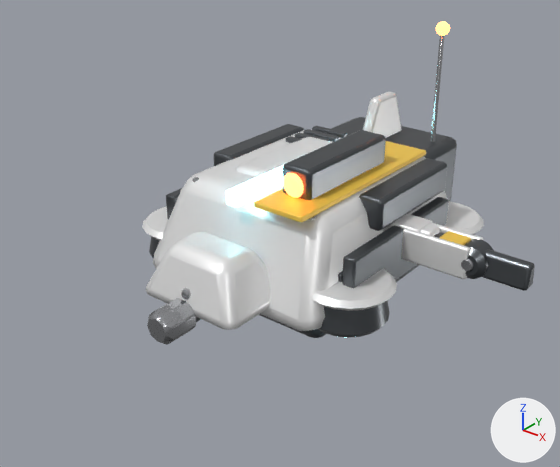
What one commit did to the glTF model public/assets/models/robots/hover/rifle.glb.
Both versions are drawn from a 50 mm lens placed at (0.809, -1.11, 0.609), pointed at (0.069, -0.187, 0.036). Every picture has the same lights, and +X, +Y and +Z are marked at lower right. The older version comes first. Vertices at exactly the same position are counted once.

The scene before the commit, as lines of its bpy script (objects in view):
```python
me_barrel = bpy.data.meshes.new('Barrel')
me_barrel.from_pydata(...)  # 264 vertices, 508 faces; spans x -0.032..0.032, y -0.415..0.1, z -0.102..-0.026
# faces by material slot: [108, 184, 216]
me_barrel.materials.append(mat_gunmetal)  # dark grey #5d6165
me_barrel.materials.append(mat_steel)  # grey #b5b6ba
me_barrel.materials.append(mat_glow)  # cyan #aaf3ff, glowing cyan #a0f3ff
me_legupper = bpy.data.meshes.new('LegUpper')
me_legupper.from_pydata(...)  # 568 vertices, 1092 faces; spans x -0.035..0.369, y -0.034..0.034, z -0.039..0.039
# faces by material slot: [324, 448, 308, 12]
me_legupper.materials.append(mat_teampaint)  # white #ededed
me_legupper.materials.append(mat_gunmetal)  # dark grey #5d6165
me_legupper.materials.append(mat_steel)  # grey #b5b6ba
me_legupper.materials.append(mat_glow)  # cyan #aaf3ff, glowing cyan #a0f3ff
me_turret = bpy.data.meshes.new('Turret')
me_turret.from_pydata(...)  # 162 vertices, 308 faces; spans x -0.116..0.116, y -0.171..0.136, z 0.0..0.15
# faces by material slot: [108, 108, 80, 12]
me_turret.materials.append(mat_teampaint)  # white #ededed
me_turret.materials.append(mat_gunmetal)  # dark grey #5d6165
me_turret.materials.append(mat_optic)  # red #f36c50, glowing orange #ff763f
me_turret.materials.append(mat_glow)  # cyan #aaf3ff, glowing cyan #a0f3ff
ob_barrel = bpy.data.objects.new('Barrel', me_barrel)
ob_barrel.location = (0.0, 0.0, 0.0)
ob_legupper = bpy.data.objects.new('LegUpper', me_legupper)
ob_legupper.location = (0.0, 0.0, 0.0)
ob_turret = bpy.data.objects.new('Turret', me_turret)
ob_turret.location = (0.0, 0.0, 0.0)
# also in view: 'LegLower' at (0.22, 0.0, 0.002); 'Hull' at (0.0, -0.001, 0.082)
```
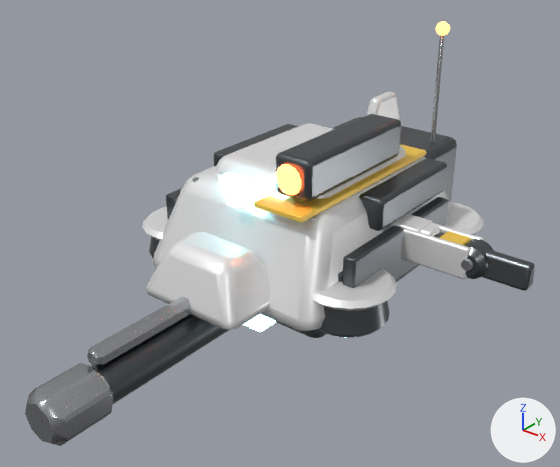
Where the change shows, as pixel boxes [x1, y1, x2, y2] in the pictures (560 x 467 px; the box of a moved part takes in the faces that stretch with it):
'Barrel', reshaped: before [147, 288, 201, 345]; after [25, 296, 276, 446]
'Turret', rescaled (27% wider, 25% taller): before [235, 130, 386, 200]; after [215, 114, 407, 202]
part 1 of me_barrel, moved or reshaped (mostly hidden before): before [196, 317, 201, 322]; after [91, 314, 229, 404]
part 2 of me_barrel, moved or reshaped: before [181, 288, 191, 300]; after [87, 296, 191, 368]
part 3 of me_barrel, moved or reshaped: before [147, 298, 197, 345]; after [25, 363, 114, 446]
part 4 of me_barrel, moved or reshaped (not visible before): after [243, 314, 276, 332]

Patch to the scene script:
```diff
--- a/public/assets/models/robots/hover/rifle.glb.py
+++ b/public/assets/models/robots/hover/rifle.glb.py
@@ me_barrel @@
 # used by ob_barrel; location = (0.0, 0.0, 0.0)
-me_barrel.from_pydata(...)  # 264 vertices, 508 faces; spans x -0.032..0.032, y -0.415..0.1, z -0.102..-0.026
+me_barrel.from_pydata(...)  # 320 vertices, 616 faces; spans x -0.05..0.05, y -0.643..0.155, z -0.158..-0.04
+# me_barrel part 1: the loose piece of 56 vertices spanning x -0.021..0.021, y -0.4..0.1, z -0.092..-0.048 is scaled about the mesh origin by 1.55
+# me_barrel part 2: the loose piece of 48 vertices spanning x -0.01..0.01, y -0.35..0.07, z -0.046..-0.026 is scaled about the mesh origin by 1.55
+# me_barrel part 3: the loose piece of 48 vertices spanning x -0.028..0.028, y -0.415..-0.345, z -0.098..-0.042 is scaled about the mesh origin by 1.55
+# me_barrel part 4: the loose piece of 56 vertices spanning x -0.032..0.032, y -0.14..-0.1, z -0.102..-0.038 is scaled about the mesh origin by 1.55
+# other edits to the shape of me_barrel do not show in these pictures
 me_barrel.materials.append(mat_gunmetal)
@@ me_barrel @@
 me_barrel.materials.append(mat_glow)
+me_barrel.materials.append(mat_hazard)  # yellow #f9ce50
@@ me_turret @@
 # used by ob_turret; location = (0.0, 0.0, 0.0)
-me_turret.from_pydata(...)  # 162 vertices, 308 faces; spans x -0.116..0.116, y -0.171..0.136, z 0.0..0.15
+me_turret.from_pydata(...)  # 162 vertices, 308 faces; spans x -0.14..0.14, y -0.205..0.163, z 0.0..0.18
+# me_turret part 5: the whole mesh is scaled about the mesh origin by 1.2
 me_turret.materials.append(mat_teampaint)
```
